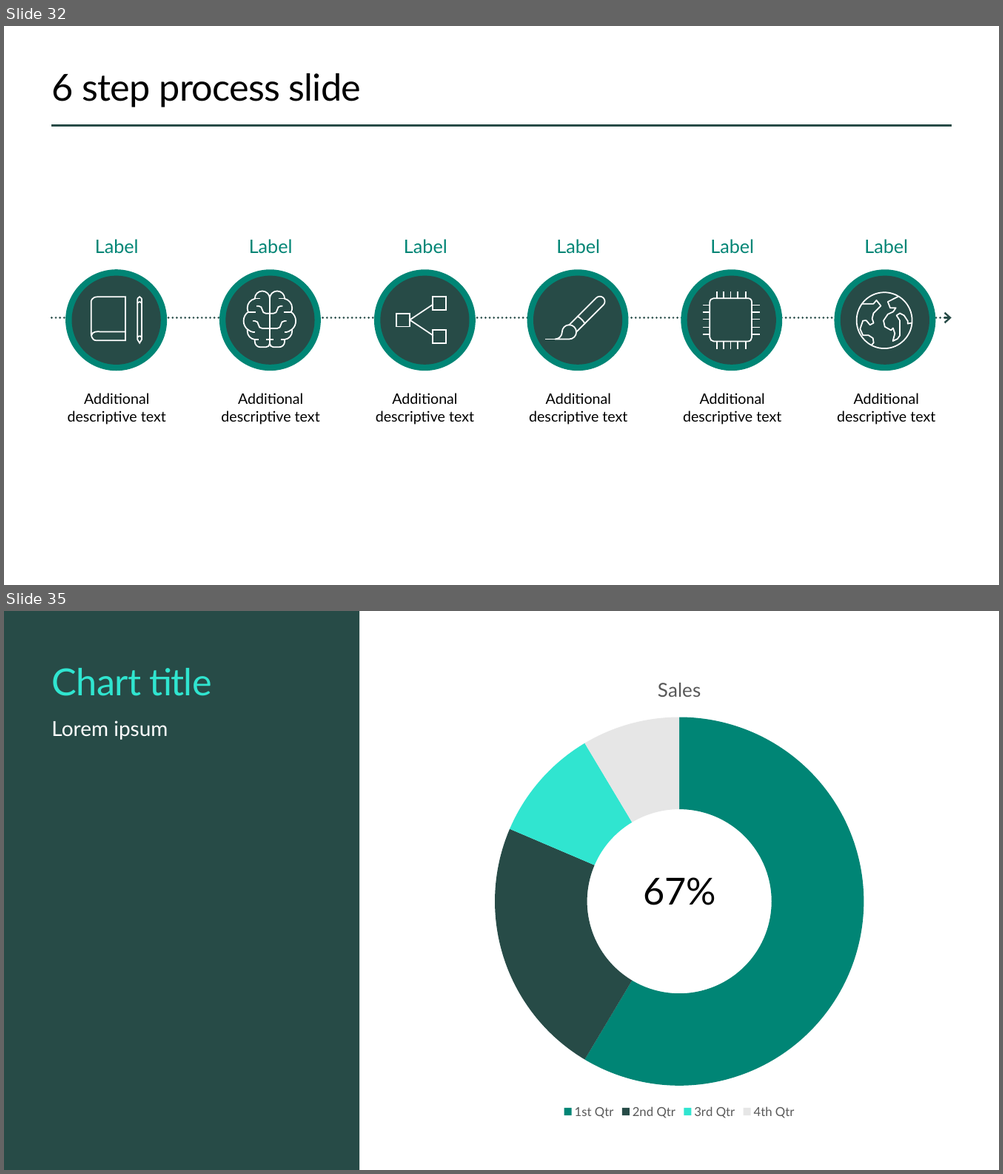
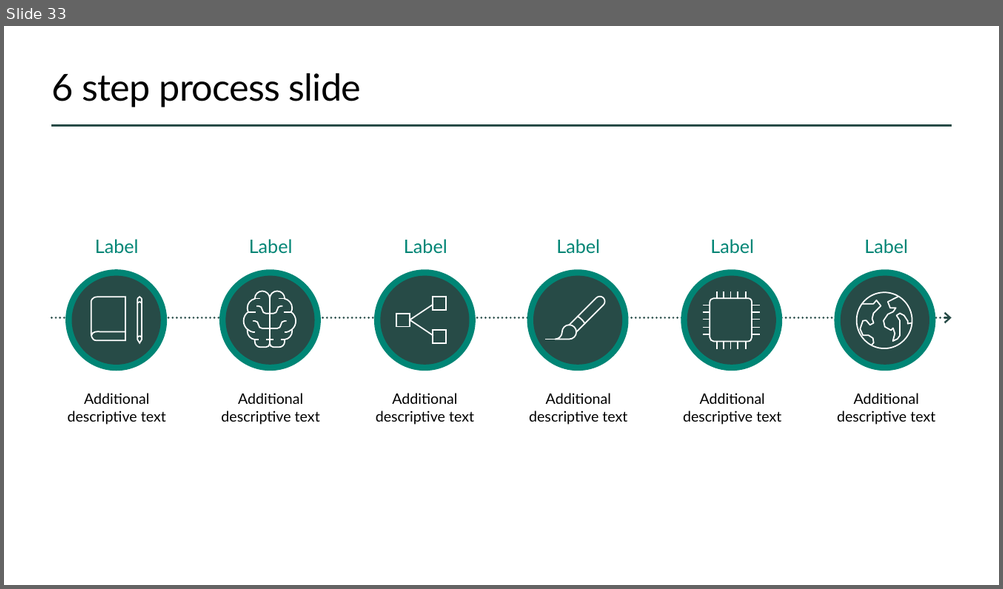
Before and after one commit to ewhinihan/dfw_mslibrary, a slide deck: DFW_MSLibraryArchives_WeeklyLearnings.pptx. Shown one above the other, each under a label of ours: slides 32 and 35 before the commit, slide 33 after it; the slides between them are not shown. The pictures are 1003x1174 and 1003x589 pixels, drawn with LibreOffice and Linux fonts; fonts in the diff are those of the drawing; background and template pictures are left out. Boxes give left, top, right and bottom in pixels: in the first picture for what was removed or moved away, otherwise in the second. Text is boxed around its words. In the diff, an @@ line names an element or a change of style, - is before the commit and + after.

```diff
--- a/DFW_MSLibraryArchives_WeeklyLearnings.pptx
+++ b/DFW_MSLibraryArchives_WeeklyLearnings.pptx
@@ slide 35 removed at (4,611,999,1170), background #FFFFFF @@
@@ rectangle removed at (4,611,359,1170) @@
@@ title removed at (52,668,212,696) @@
-Chart title
@@ doughnut chart removed at (407,659,950,1123) @@
-title "Sales"
-categories: 1st Qtr, 2nd Qtr, 3rd Qtr, 4th Qtr
-Sales: 59, 23, 10, 9
@@ text removed at (51,721,168,740) @@
-Lorem ipsum
@@ text removed at (643,877,716,906) @@
-67%
@@ what was slide 32 is now slide 33 @@
```
Also in this commit, not shown: 2 slides changed, 1 slide added, 10 other slides removed.
